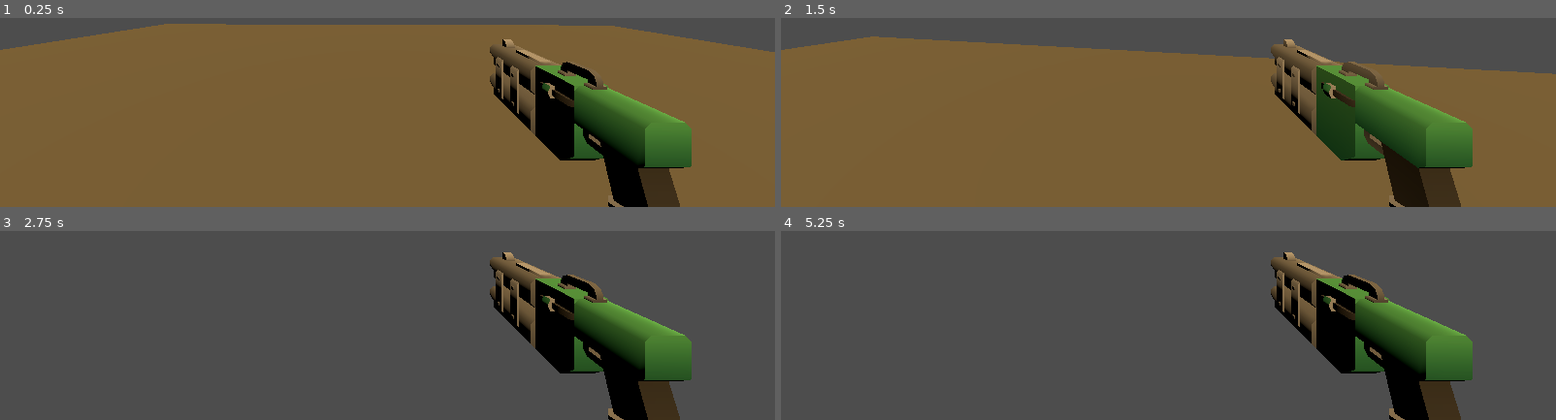
Above: before the commit, frames 1-4 (two rows, left to right).
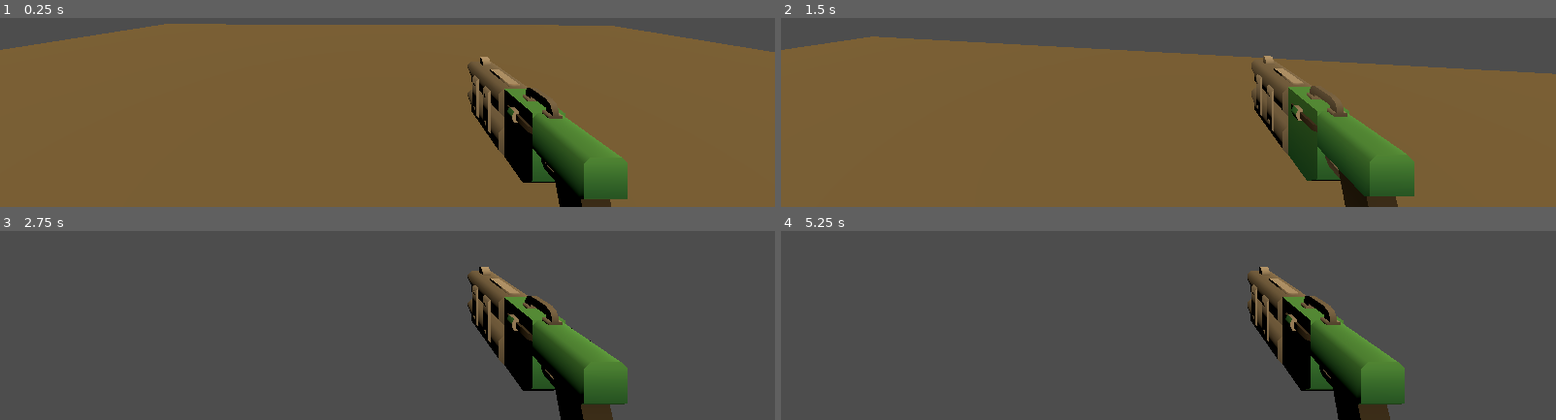
Above: after the commit, the same moments.

Repository: zohairmian5/godot-fps
Game: Godot game, scene res://scenes/test_level.tscn
The game is run twice, just before and just after one commit, with the same random seed, the same clock (stepped at 60 frames per second) and the same inputs.
Inputs (mouse positions are in pixels of both pictures, inside the frame that each line leads up to):
- Up to frame 1 (0.25 s): no input
- Up to frame 2 (1.5 s): tap Enter at 0.5 s; move the mouse to (outside the picture) at 0.52 s; hold W (Up) from 0.53 s (still down); move the mouse to (outside the picture) at 1.27 s
- Up to frame 3 (2.75 s): keep holding W (Up); move the mouse to (outside the picture) at 2.02 s
- Up to frame 4 (5.25 s): keep holding W (Up); move the mouse to (outside the picture) at 2.77 s; move the mouse to (outside the picture) at 3.52 s; move the mouse to (outside the picture) at 4.27 s; move the mouse to (outside the picture) at 5.02 s

The runs differ from the first frame. In frame 1, 15% of the frame differs, in the area x 60-90%, y 11-100%; in frame 2, 15%; in frame 3, 16%; in frame 4, 16%.

Commit message:
Add wepon sway and bob

Diff:
--- a/scenes/Player.tscn
+++ b/scenes/Player.tscn
@@ -1,19 +1,19 @@
-[gd_scene load_steps=4 format=3 uid="uid://v627xwpq7lf1"]
+[gd_scene format=3 uid="uid://v627xwpq7lf1"]
 
 [ext_resource type="Script" uid="uid://bc8iqgtt61muq" path="res://scripts/Player.gd" id="1_xhfnw"]
 [ext_resource type="PackedScene" uid="uid://bv05tj5j6gsv4" path="res://scenes/blaster.tscn" id="2_v6fml"]
 
 [sub_resource type="CapsuleShape3D" id="CapsuleShape3D_xhfnw"]
 
-[node name="Player" type="CharacterBody3D"]
+[node name="Player" type="CharacterBody3D" unique_id=1376980979]
 script = ExtResource("1_xhfnw")
 
-[node name="CollisionShape3D" type="CollisionShape3D" parent="."]
+[node name="CollisionShape3D" type="CollisionShape3D" parent="." unique_id=176896363]
 shape = SubResource("CapsuleShape3D_xhfnw")
 
-[node name="Camera3D" type="Camera3D" parent="."]
+[node name="Camera3D" type="Camera3D" parent="." unique_id=1305658274]
 transform = Transform3D(1, 0, 0, 0, 1, 0, 0, 0, 1, 0, 0.6, 0)
 fov = 88.8
 
-[node name="blaster-q2" parent="Camera3D" instance=ExtResource("2_v6fml")]
-transform = Transform3D(0.5, 0, 0, 0, 0.5, 0, 0, 0, 0.5, 0.3, -0.2, -0.4)
+[node name="blaster-q2" parent="Camera3D" unique_id=794977112 instance=ExtResource("2_v6fml")]
+transform = Transform3D(0.6, 0, 0, 0, 0.6, 0, 0, 0, 0.6, 0.3, -0.2, -0.4)
--- a/scenes/blaster.tscn
+++ b/scenes/blaster.tscn
@@ -1,5 +1,7 @@
-[gd_scene load_steps=2 format=3 uid="uid://bv05tj5j6gsv4"]
+[gd_scene format=3 uid="uid://bv05tj5j6gsv4"]
 
 [ext_resource type="PackedScene" uid="uid://c3wthifwsgitt" path="res://assets/blaster-q.glb" id="1_bam1r"]
+[ext_resource type="Script" uid="uid://hkohufw0acsb" path="res://scripts/blaster.gd" id="2_5vvm8"]
 
-[node name="blaster-q2" instance=ExtResource("1_bam1r")]
+[node name="blaster-q2" unique_id=329537050 instance=ExtResource("1_bam1r")]
+script = ExtResource("2_5vvm8")
--- a/scenes/test_level.tscn
+++ b/scenes/test_level.tscn
@@ -12,23 +12,23 @@
 background_mode = 2
 background_color = Color(0.698039, 0, 0, 1)
 
-[node name="TestLevel" type="Node3D"]
+[node name="TestLevel" type="Node3D" unique_id=1139260963]
 
-[node name="Player" parent="." instance=ExtResource("1_2venv")]
+[node name="Player" parent="." unique_id=2017850313 instance=ExtResource("1_2venv")]
 transform = Transform3D(0.999996, -0.00292604, -0.000118062, 0.00292604, 0.999995, 0.000898197, 0.000115484, -0.00089854, 1, 0, 0, 0)
 
-[node name="StaticBody3D" type="StaticBody3D" parent="."]
+[node name="StaticBody3D" type="StaticBody3D" parent="." unique_id=1181997165]
 
-[node name="Floor" type="CollisionShape3D" parent="StaticBody3D"]
+[node name="Floor" type="CollisionShape3D" parent="StaticBody3D" unique_id=44482275]
 shape = SubResource("BoxShape3D_hsoxx")
 debug_color = Color(0.765302, 0.421849, 0.416658, 0.42)
 
-[node name="MeshInstance3D" type="MeshInstance3D" parent="StaticBody3D"]
+[node name="MeshInstance3D" type="MeshInstance3D" parent="StaticBody3D" unique_id=1385833618]
 mesh = SubResource("BoxMesh_gojnm")
 
-[node name="DirectionalLight3D" type="DirectionalLight3D" parent="."]
+[node name="DirectionalLight3D" type="DirectionalLight3D" parent="." unique_id=1369748244]
 transform = Transform3D(0.999919, -0.00410814, 0.0120762, -0.00541104, 0.720712, 0.693213, -0.0115513, -0.693222, 0.720631, 0, 0, 0)
 light_color = Color(0.976821, 0.77495, 0.453501, 1)
 
-[node name="WorldEnvironment" type="WorldEnvironment" parent="."]
+[node name="WorldEnvironment" type="WorldEnvironment" parent="." unique_id=1038669463]
 environment = SubResource("Environment_gojnm")
--- /dev/null
+++ b/scripts/blaster.gd
@@ -0,0 +1,42 @@
+extends Node3D
+
+const BOB_SPEED     = 10.0
+const BOB_AMOUNT    = 0.02
+const SWAY_AMOUNT   = 0.002
+const SWAY_SPEED    = 6.0
+const BASE_POSITION = Vector3(0.3, -0.3, -0.5)
+
+@onready var player: CharacterBody3D = get_parent().get_parent()
+@onready var camera: Camera3D = get_parent()
+
+var time       = 0.0
+var mouse_delta = Vector2.ZERO  # stores mouse movement each frame
+
+func _ready() -> void:
+	position = BASE_POSITION
+
+func _input(event) -> void:
+	if event is InputEventMouseMotion:
+		mouse_delta = event.relative  # raw mouse movement — no wrapping issue
+
+func _process(delta: float) -> void:
+	_handle_bob(delta)
+	_handle_sway(delta)
+	mouse_delta = Vector2.ZERO  # reset after using it each frame
+
+func _handle_bob(delta: float) -> void:
+	var speed = Vector3(player.velocity.x, 0, player.velocity.z).length()
+
+	if speed > 0.1 and player.is_on_floor():
+		time += delta
+
+	var bob_offset = sin(time * BOB_SPEED) * BOB_AMOUNT
+	position.y = lerp(position.y, BASE_POSITION.y + bob_offset, 10.0 * delta)
+
+func _handle_sway(delta: float) -> void:
+	# use raw mouse delta instead of rotation difference — no wrapping
+	var target_x = BASE_POSITION.x + (-mouse_delta.x * SWAY_AMOUNT)
+	var target_y = BASE_POSITION.y + (-mouse_delta.y * SWAY_AMOUNT)
+
+	position.x = lerp(position.x, target_x, SWAY_SPEED * delta)
+	position.y = lerp(position.y, target_y, SWAY_SPEED * delta)
Not shown, changed: assets/Textures/colormap.png.import
Not shown, changed: assets/blaster-q.glb.import
Not shown: 1 places in scenes/test_level.tscn that only renumber resources
Not shown, added: scripts/blaster.gd.uid
Not shown, changed: Documentation/FPS DevLog.md
Not shown, changed: Documentation/NOTES.md
